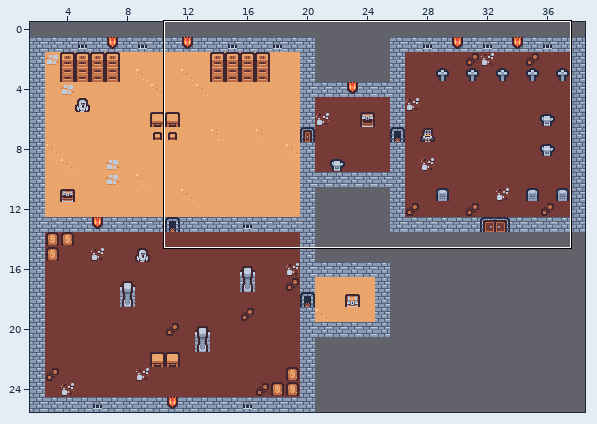
An edit to a level. Tiled map, public/assets/maps/mansion.tmx. The first picture is a wide view before the edit; the outline marks the close-up.
Close-up. Before the edit:
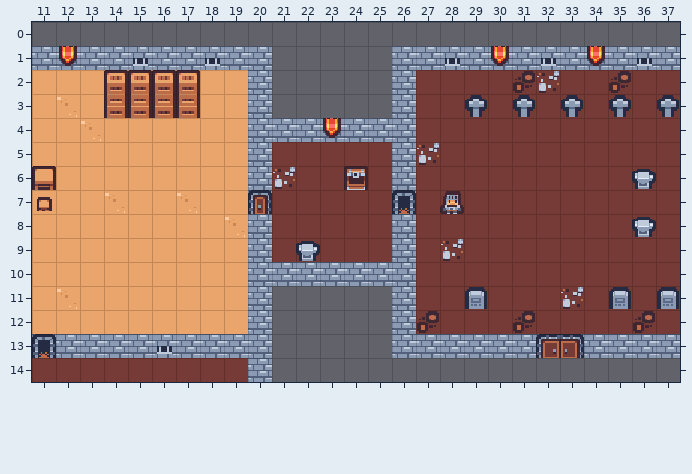
Cells are 16x16 px. Shown: x 11..37, y 0..14.
Now the later version:
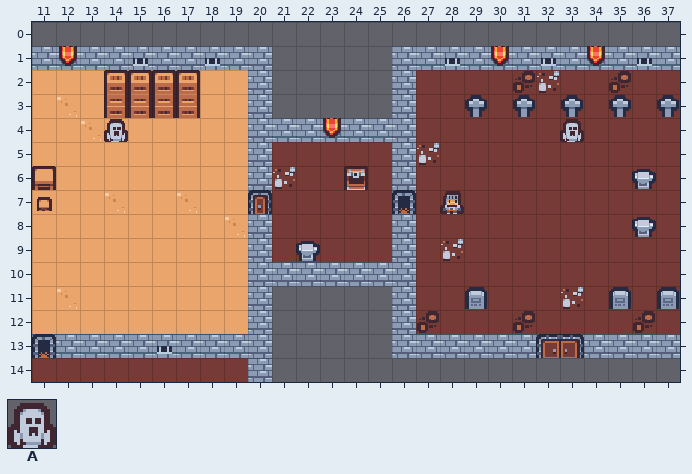
Key: from "dungeon-tiles": A 121.
Objects are placed by their top-left corner, in cells (3,4 is the top-left corner of cell 3,4); size is 1x1 cell unless given.
Changes in this commit:
Layer "Objects":
added: A "enemy_ghost_3" at 14,4
added: A "enemy_ghost_4" at 33,4
Changed places in both close-ups, as pixel boxes (x1, y1, x2, y2):
added: (104, 119, 128, 142)
added: (560, 119, 584, 142)
